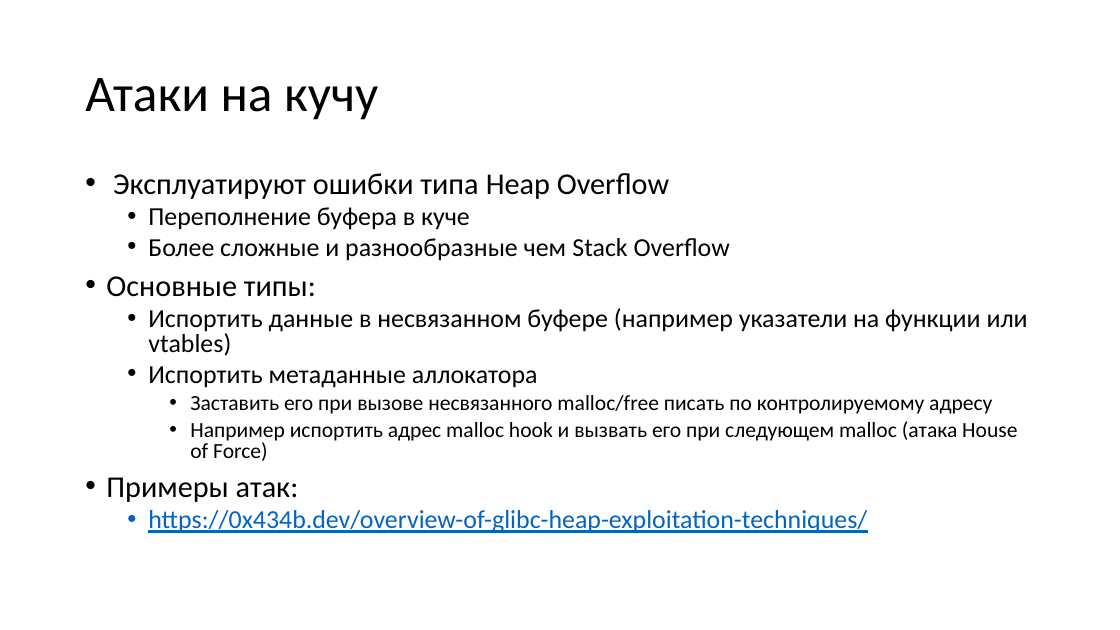
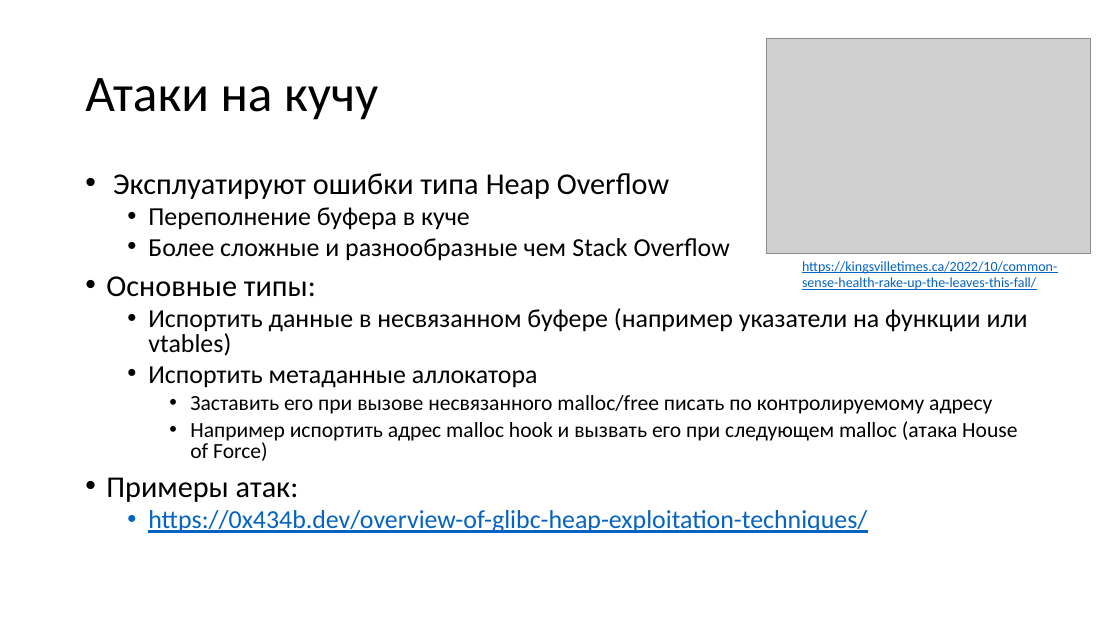
Before and after one commit to yugr/slides, a slide deck: slide 4 of CppZeroCost/2025/RU.pptx. Drawn at 1120x630 pixels with LibreOffice and Linux fonts; fonts in the diff are those of the drawing; grey boxes stand for pictures. Boxes give left, top, right and bottom in pixels: in the first picture for what was removed or moved away, otherwise in the second. Text is boxed around its words. In the diff, an @@ line names an element or a change of style, - is before the commit and + after.

```diff
--- a/CppZeroCost/2025/RU.pptx
+++ b/CppZeroCost/2025/RU.pptx
@@ picture added at (767,38,1091,254) @@
@@ text added at (802,261,1057,290), 12 pt, text #0563C1, underline @@
+https://kingsvilletimes.ca/2022/10/common-sense-health-rake-up-the-leaves-this-fall/
```
Also in this commit, not shown: 3 other slides changed.
